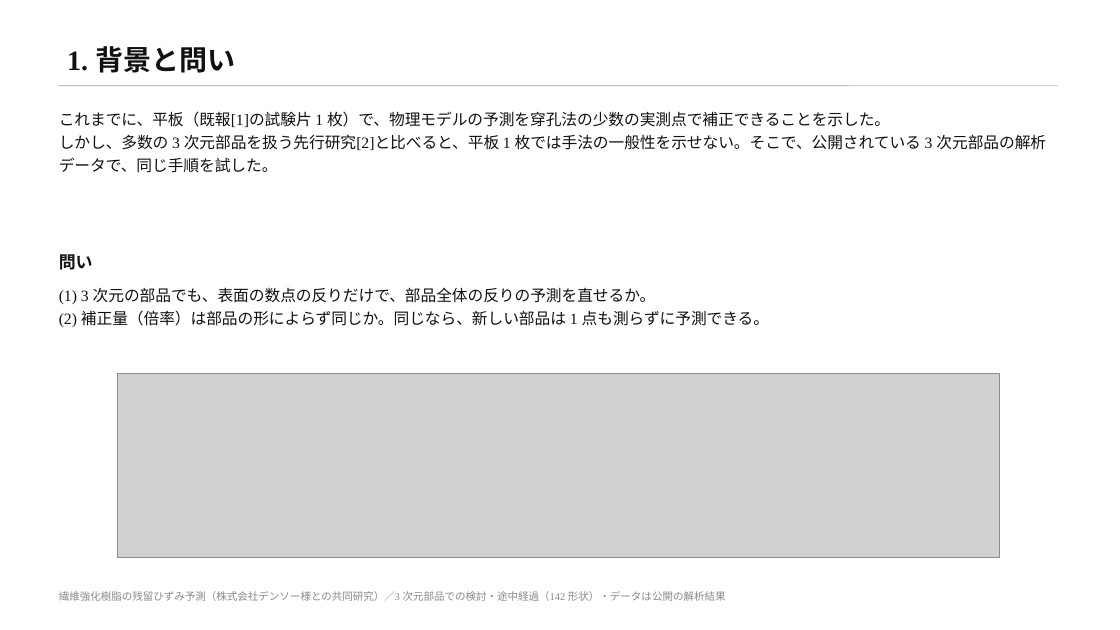
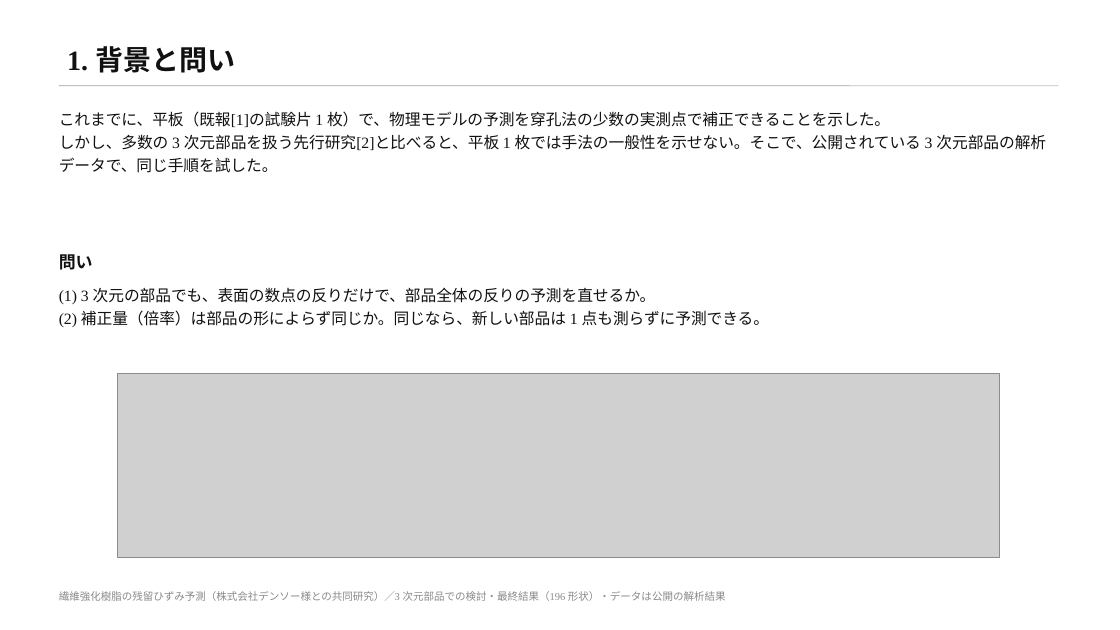
Before and after one commit to keisuke58/wccm2026-cfrp-gnn, a slide deck: slide 2 of slides/denso_rescue3d.pptx. Drawn at 1120x630 pixels with LibreOffice and Linux fonts; fonts in the diff are those of the drawing; grey boxes stand for pictures. Boxes give left, top, right and bottom in pixels: in the first picture for what was removed or moved away, otherwise in the second. Text is boxed around its words. In the diff, an @@ line names an element or a change of style, - is before the commit and + after.

```diff
--- a/slides/denso_rescue3d.pptx
+++ b/slides/denso_rescue3d.pptx
@@ text at (59, 591, 726, 601): text changed @@
-繊維強化樹脂の残留ひずみ予測（株式会社デンソー様との共同研究）／3 次元部品での検討・途中経過（142 形状）・データは公開の解析結果
+繊維強化樹脂の残留ひずみ予測（株式会社デンソー様との共同研究）／3 次元部品での検討・最終結果（196 形状）・データは公開の解析結果
```
Also in this commit, not shown: 9 other slides changed, 25 other files.
